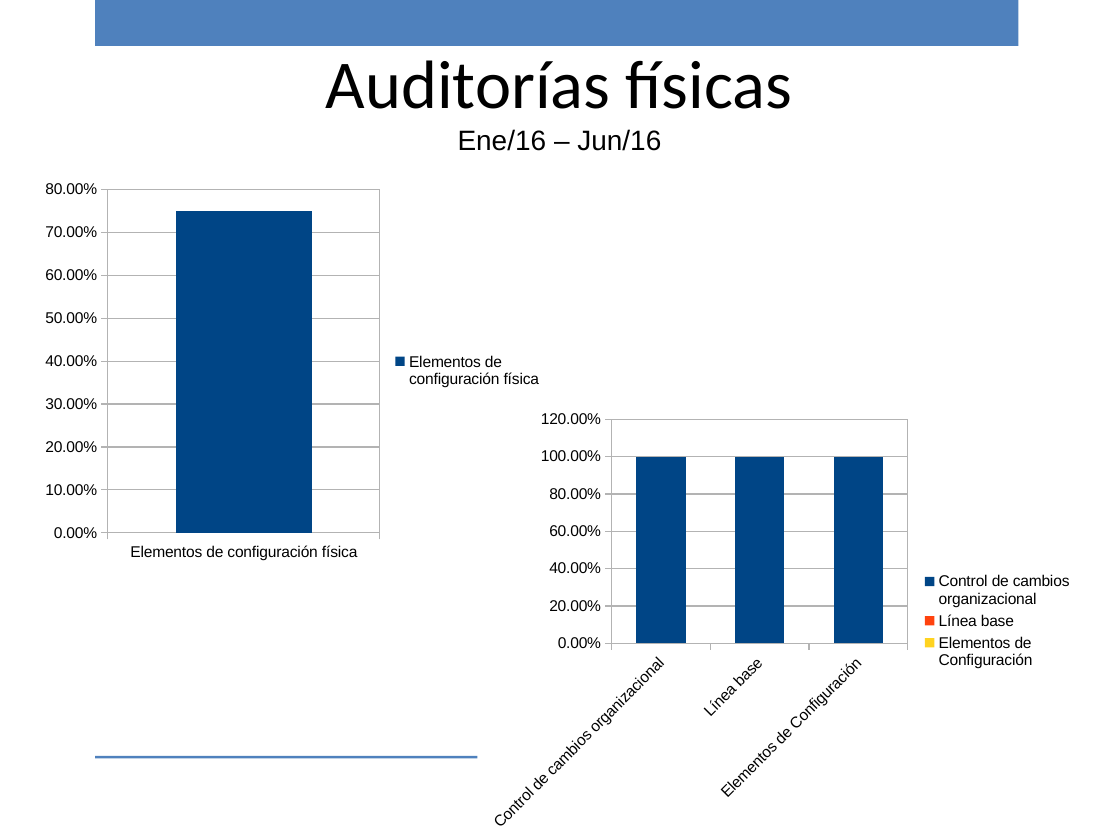
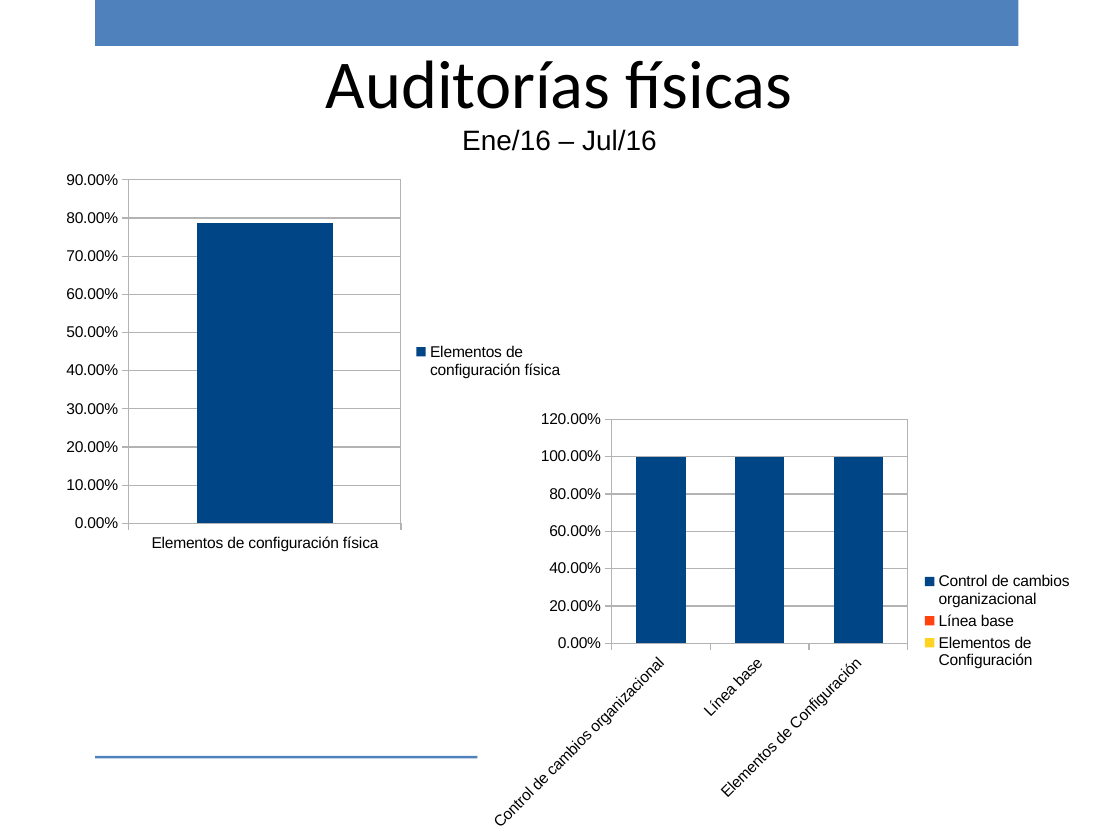
Before and after one commit to ricardo-novelasos/SOSQTP, a slide deck: slide 9 of Proyectos/2016/Métricas y monitoreo/Reporte_monitoreo_2016.pptx. Drawn at 1120x840 pixels with LibreOffice and Linux fonts; fonts in the diff are those of the drawing; background and template pictures are left out. Boxes give left, top, right and bottom in pixels: in the first picture for what was removed or moved away, otherwise in the second. Text is boxed around its words. In the diff, an @@ line names an element or a change of style, - is before the commit and + after.

```diff
--- a/Proyectos/2016/Métricas y monitoreo/Reporte_monitoreo_2016.pptx
+++ b/Proyectos/2016/Métricas y monitoreo/Reporte_monitoreo_2016.pptx
@@ text at <box>462,129,657,151</box>: text changed @@
-Ene/16 – Jun/16
+Ene/16 – Jul/16
@@ column chart at <box>56,164,575,560</box> @@
@@ Elementos de configuración física, Elementos de configuración física: 0.75 to 0.79 @@
@@ column chart: place and size @@
-column chart at <box>35,172,553,569</box>
+column chart at <box>56,164,575,560</box>
```
Also in this commit, not shown: 19 other slides changed, 3 other files.
